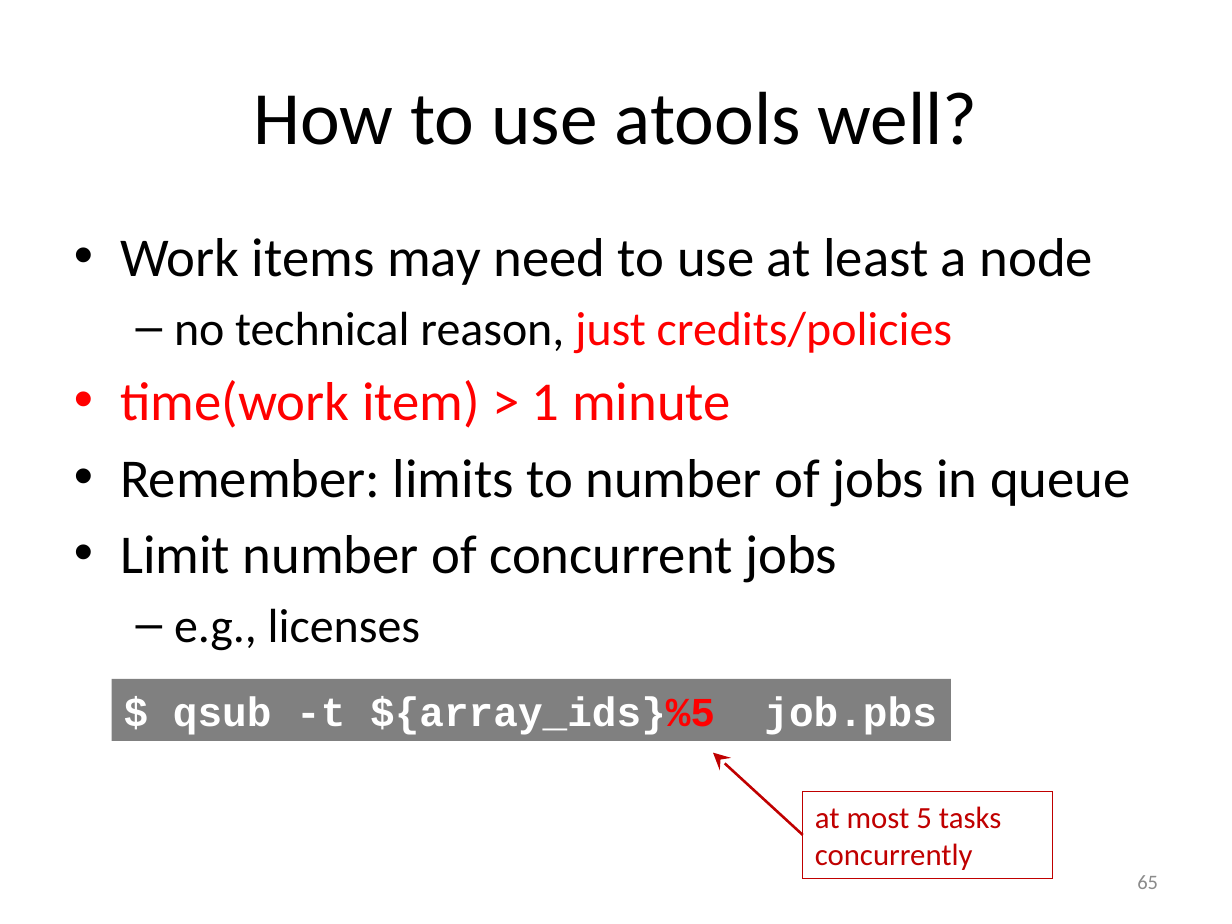
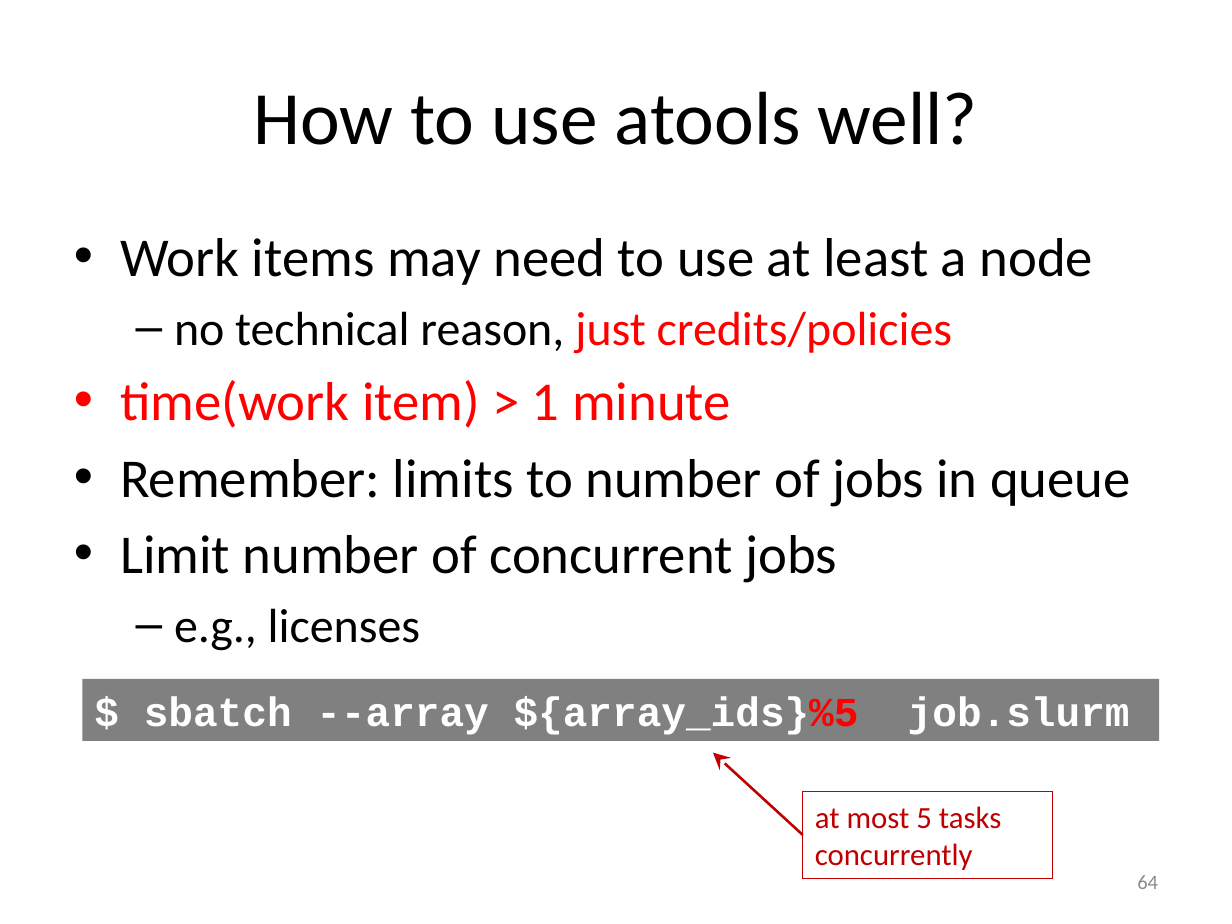
Before and after one commit to gjbex/worker-and-atools, a slide deck: slide 64 of worker_atools.pptx (slide 65 before the commit). Drawn at 1232x924 pixels with LibreOffice and Linux fonts; fonts in the diff are those of the drawing. Boxes give left, top, right and bottom in pixels: in the first picture for what was removed or moved away, otherwise in the second. Text is boxed around its words. In the diff, an @@ line names an element or a change of style, - is before the commit and + after.

Commit message:
Adapted atools slides for Slurm

```diff
--- a/worker_atools.pptx
+++ b/worker_atools.pptx
@@ rectangle "$ sbatch --array ${array_ids}%5 job.slurm": place and size @@
-rectangle "$ sbatch --array ${array_ids}%5 job.slurm" at [112,679,951,740]
+rectangle "$ sbatch --array ${array_ids}%5 job.slurm" at [83,679,1159,740]
@@ text in rectangle at [144,696,1130,735]: text changed @@
-$ qsub -t ${array_ids}%5 job.pbs
+$ sbatch --array ${array_ids}%5 job.slurm
@@ page number at [1137,875,1158,889]: text changed @@
-65
+64
```
Also in this commit, not shown: 22 other slides changed, 1 slide removed.
